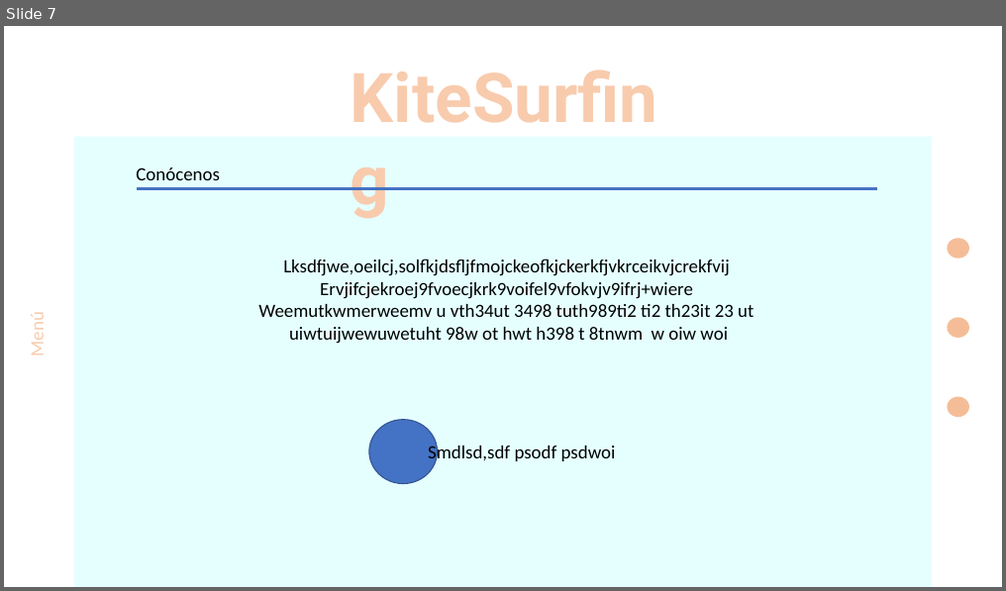
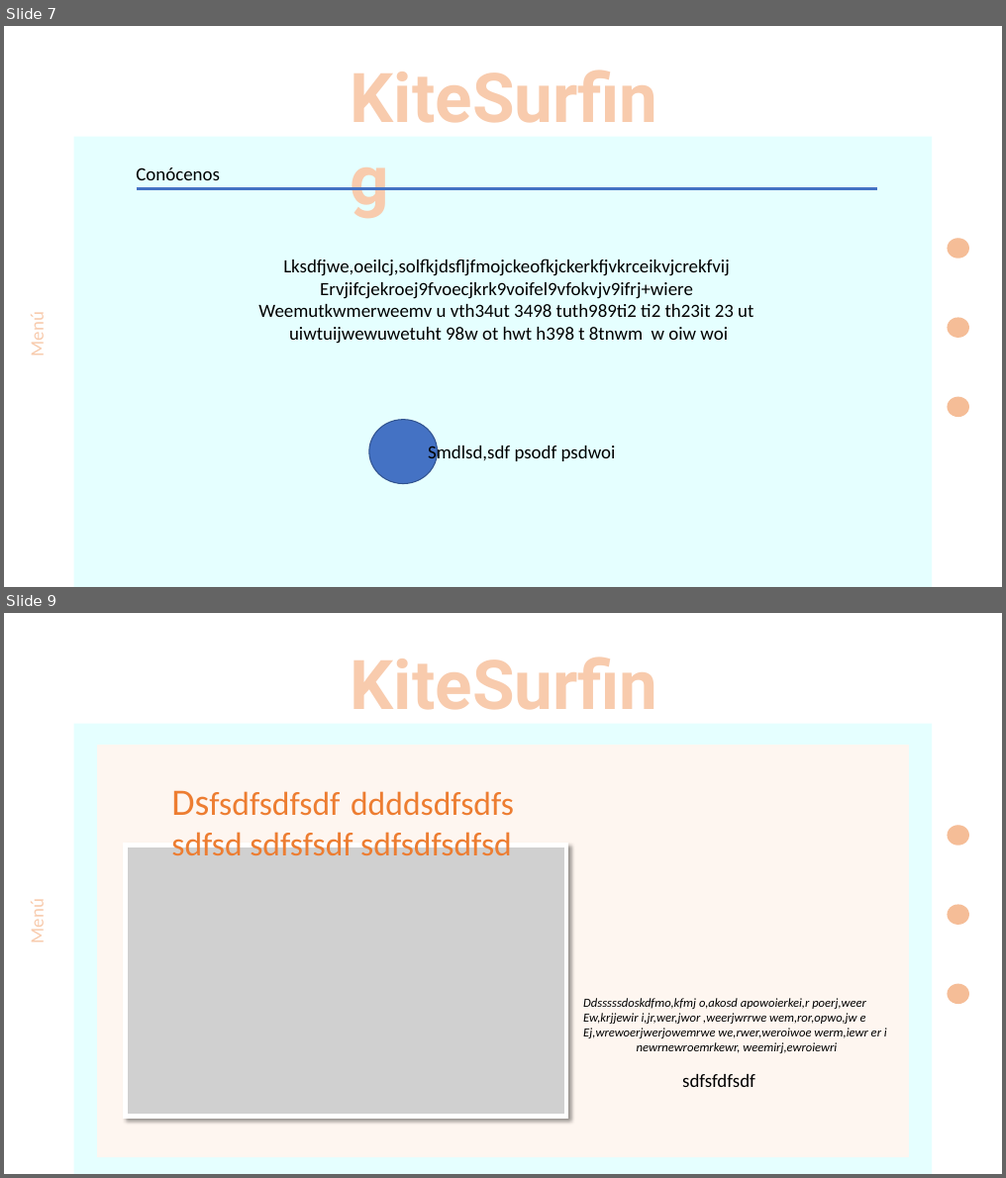
Before and after one commit to AyraNixx/KiteSurf_PaulaMH, a slide deck: Presentación1 [Autoguardado].pptx. Shown one above the other, each under a label of ours: slide 7 before the commit, slides 7 and 9 after it; the slides between them are not shown. The pictures are 1006x591 and 1006x1178 pixels, drawn with LibreOffice and Linux fonts; fonts in the diff are those of the drawing; grey boxes stand for pictures. Boxes give left, top, right and bottom in pixels: in the first picture for what was removed or moved away, otherwise in the second. Text is boxed around its words. In the diff, an @@ line names an element or a change of style, - is before the commit and + after.

```diff
--- a/Presentación1 [Autoguardado].pptx
+++ b/Presentación1 [Autoguardado].pptx
@@ slide 9 added at (4,613,1002,1174), background #FFFFFF @@
@@ text added at (344,638,685,728), 66 pt, text #F8CBAD, bold @@
+KiteSurfing
@@ rectangle added at (74,724,933,1174), fill #E5FFFF @@
@@ rectangle added at (97,745,909,1158), fill #FEF6F0 @@
@@ text added at (171,791,514,856), 32 pt, text #ED7D31 @@
+Dsfsdfsdfsdf ddddsdfsdfs sdfsd sdfsfsdf sdfsdfsdfsd
@@ picture added at (126,845,566,1116) @@
@@ ellipse added at (947,825,969,845), fill #ED7D31 at 50% opacity @@
@@ text added at (26,903,49,942), 18 pt, text #F8CBAD @@
+Menú
@@ ellipse added at (947,904,969,925), fill #ED7D31 at 50% opacity @@
@@ text added at (583,998,887,1054), 12 pt, text #000000, italic @@
+Ddsssssdoskdfmo,kfmj o,akosd apowoierkei,r poerj,weer
+Ew,krjjewir i,jr,wer,jwor ,weerjwrrwe wem,ror,opwo,jw e
+Ej,wrewoerjwerjowemrwe we,rwer,weroiwoe werm,iewr er i
+newrnewroemrkewr, weemirj,ewroiewri
@@ ellipse added at (947,983,969,1004), fill #ED7D31 at 50% opacity @@
@@ text added at (682,1074,755,1087), 18 pt, text #000000 @@
+sdfsfdfsdf
```
Also in this commit, not shown: 1 slide changed, 4 other slides added, 6 other files.
